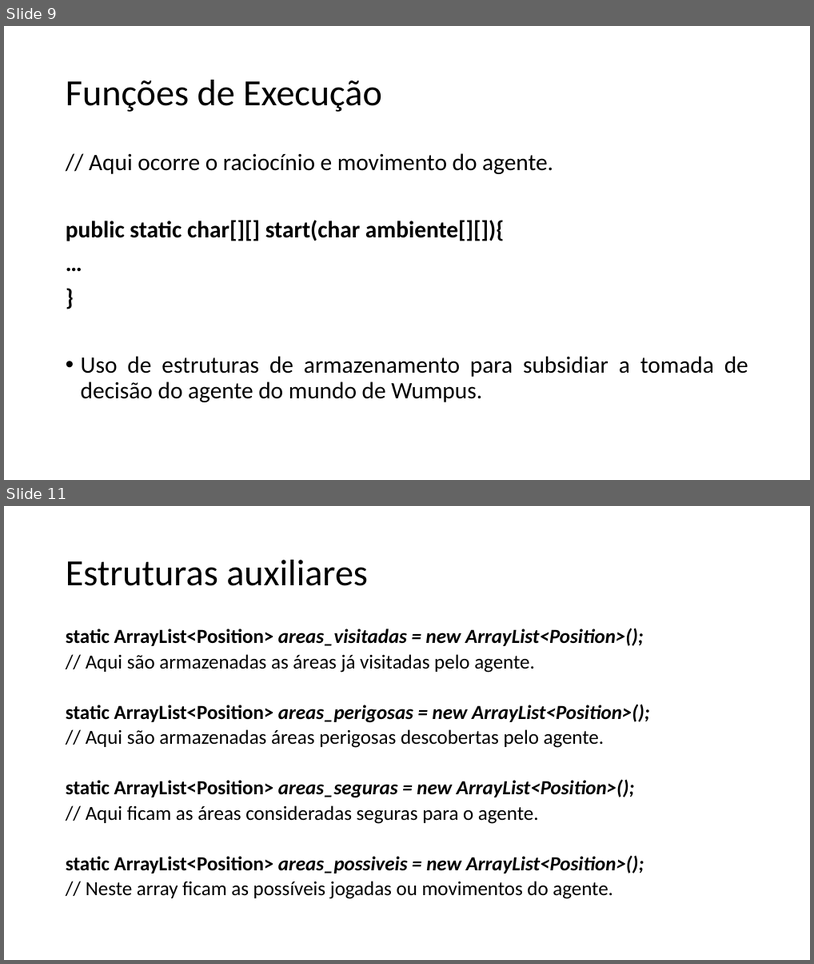
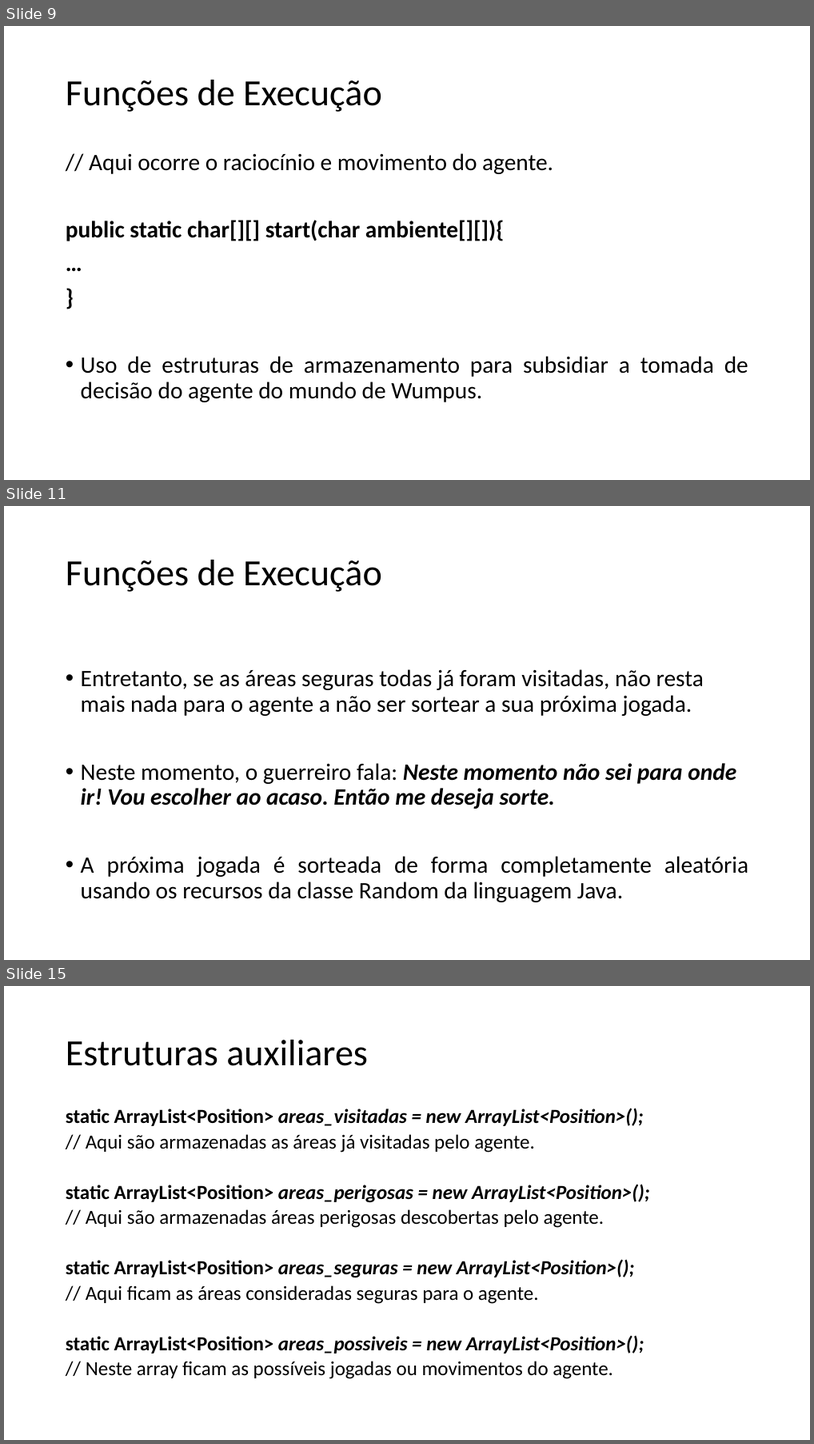
Before and after one commit to rodrigocarlos2/AgenteInteligente, a slide deck: Mundo do Wumpus.pptx. Shown one above the other, each under a label of ours: slides 9 and 11 before the commit, slides 9, 11 and 15 after it; the slides between them are not shown. The pictures are 814x964 and 814x1444 pixels, drawn with LibreOffice and Linux fonts; fonts in the diff are those of the drawing. Boxes give left, top, right and bottom in pixels: in the first picture for what was removed or moved away, otherwise in the second. Text is boxed around its words. In the diff, an @@ line names an element or a change of style, - is before the commit and + after.

```diff
--- a/Mundo do Wumpus.pptx
+++ b/Mundo do Wumpus.pptx
@@ slide 11 added at (x1=4, y1=506, x2=810, y2=960), background #FFFFFF @@
@@ title added at (x1=66, y1=560, x2=382, y2=592), 44 pt, text #000000 @@
+Funções de Execução
@@ text added at (x1=81, y1=669, x2=749, y2=902), 28 pt, text #000000 @@
+• Entretanto, se as áreas seguras todas já foram visitadas, não resta mais nada para o agente a não ser sortear a sua próxima jogada.
+• Neste momento, o guerreiro fala: Neste momento não sei para onde ir! Vou escolher ao acaso. Então me deseja sorte.
+• A próxima jogada é sorteada de forma completamente aleatória usando os recursos da classe Random da linguagem Java.
@@ what was slide 11 is now slide 15 @@
```
Also in this commit, not shown: 2 slides changed, 5 other slides added.
